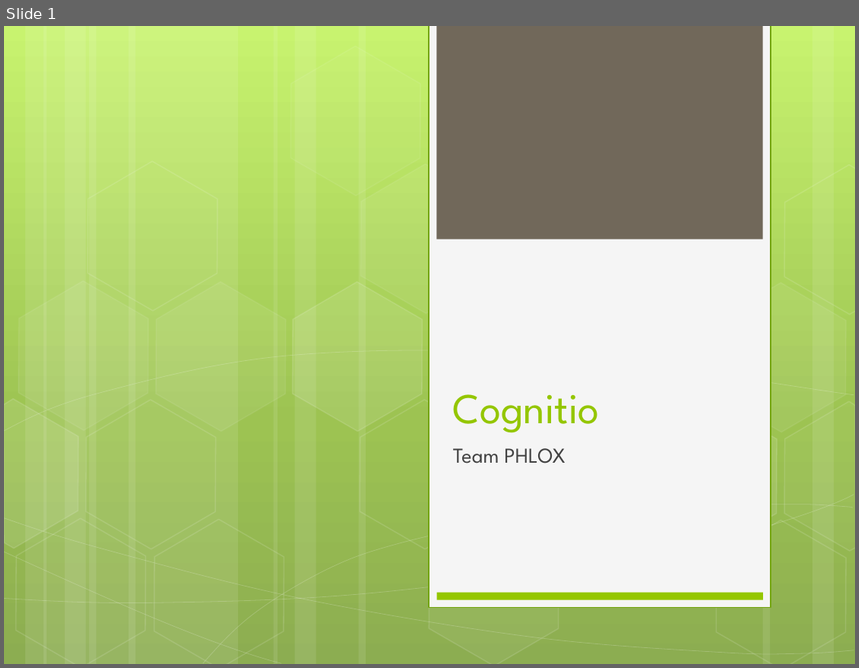
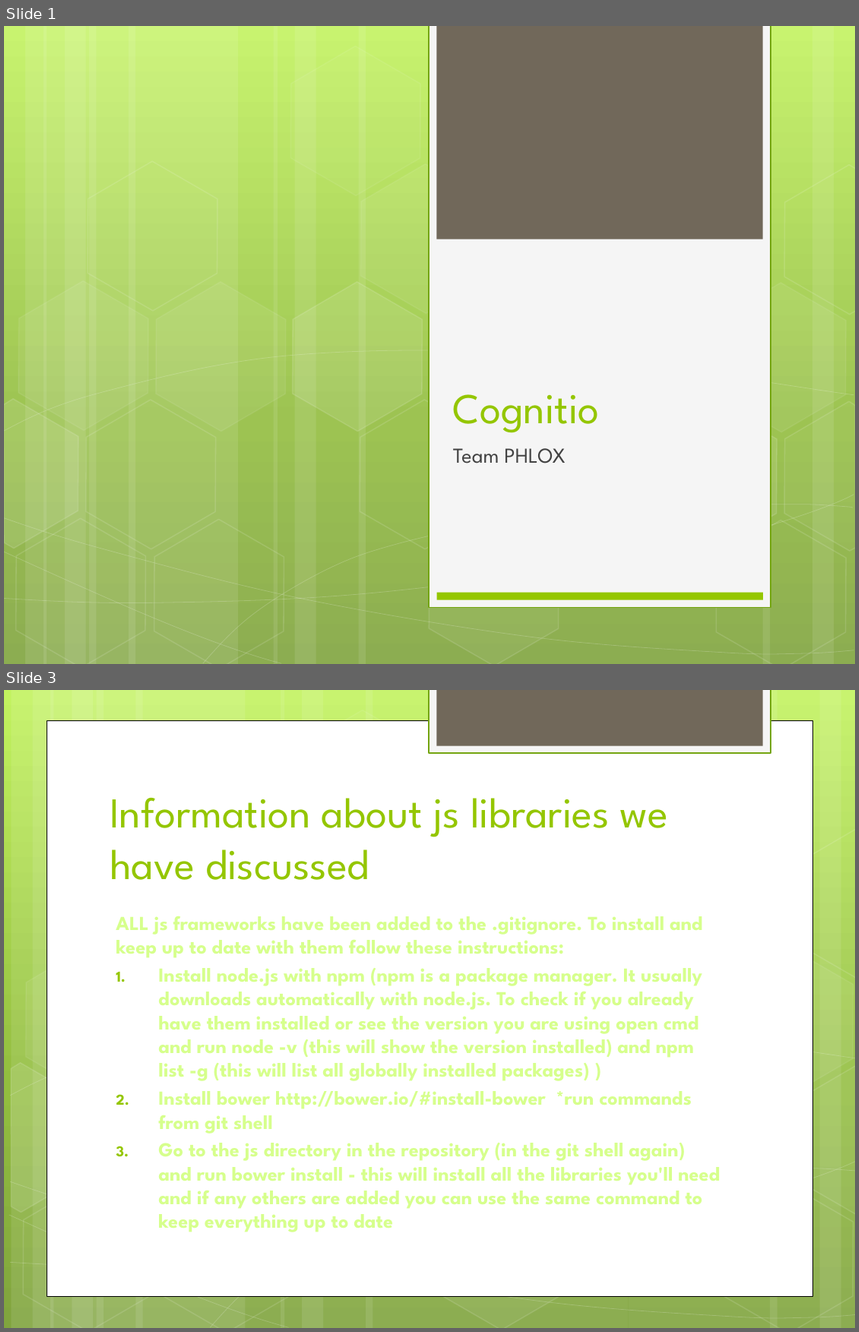
Before and after one commit to TeamPhlox/Cognitio, a slide deck: cognitio.pptx. Shown one above the other, each under a label of ours: slide 1 before the commit, slides 1 and 3 after it; the slides between them are not shown. The pictures are 859x668 and 859x1332 pixels, drawn with LibreOffice and Linux fonts; fonts in the diff are those of the drawing. Boxes give left, top, right and bottom in pixels: in the first picture for what was removed or moved away, otherwise in the second. Text is boxed around its words. In the diff, an @@ line names an element or a change of style, - is before the commit and + after.

```diff
--- a/cognitio.pptx
+++ b/cognitio.pptx
@@ slide 3 added at box(4, 690, 855, 1328), background gradient #C3F35F to #93BF3F to #81A53E @@
@@ rectangle added at box(429, 690, 771, 753), fill #F5F5F5, outline #74A510 1.25 pt @@
@@ rectangle added at box(436, 690, 762, 746), fill #71685A @@
@@ rectangle added at box(47, 720, 813, 1296), fill #FFFFFF, outline #000000 0.5 pt @@
@@ title added at box(110, 797, 668, 880), 36 pt, text #94C600 @@
+Information about js libraries we have discussed
@@ group added at box(4, 690, 855, 1328): 12 rectangles, 8 freeform shapes, 8 hexagons @@
@@ text added at box(116, 916, 720, 1233), 16.8 pt, text #D6FF8C, bold @@
+ALL js frameworks have been added to the .gitignore. To install and keep up to date with them follow these instructions:
+1. Install node.js with npm (npm is a package manager. It usually downloads automatically with node.js. To check if you already have them installed or see the version you are using open cmd and run node -v (this will show the version installed) and npm list -g (this will list all globally installed packages) )
+2. Install bower http://bower.io/#install-bower *run commands from git shell
+3. Go to the js directory in the repository (in the git shell again) and run bower install - this will install all the libraries you'll need and if any others are added you can use the same command to keep everything up to date
```
Also in this commit, not shown: 1 slide changed, 1 other slide added.
